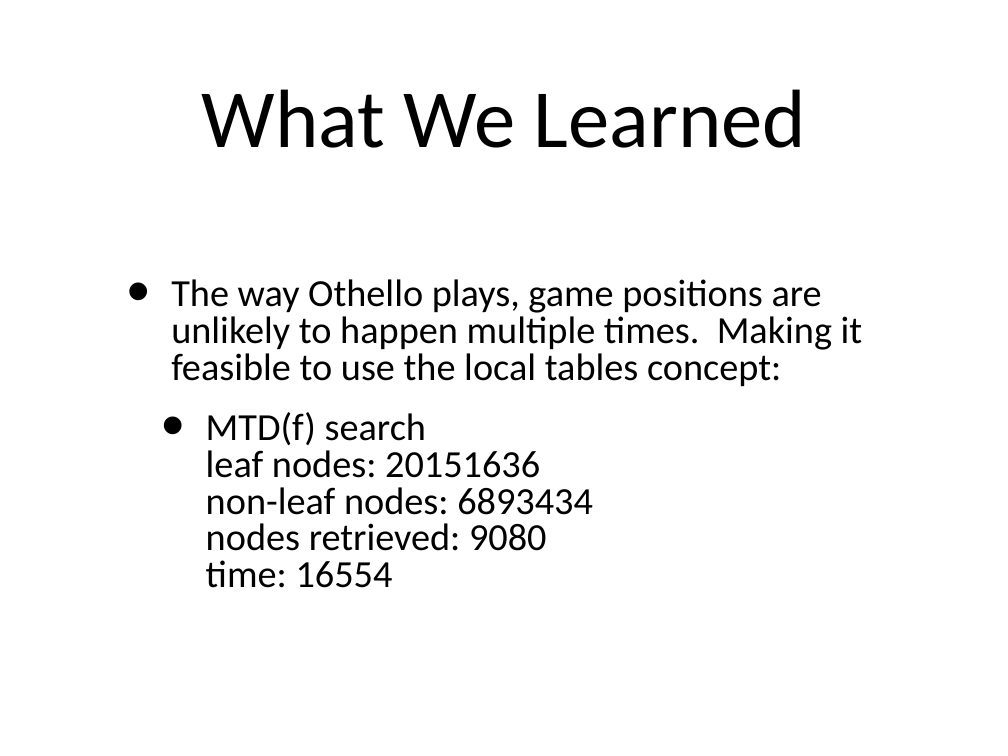
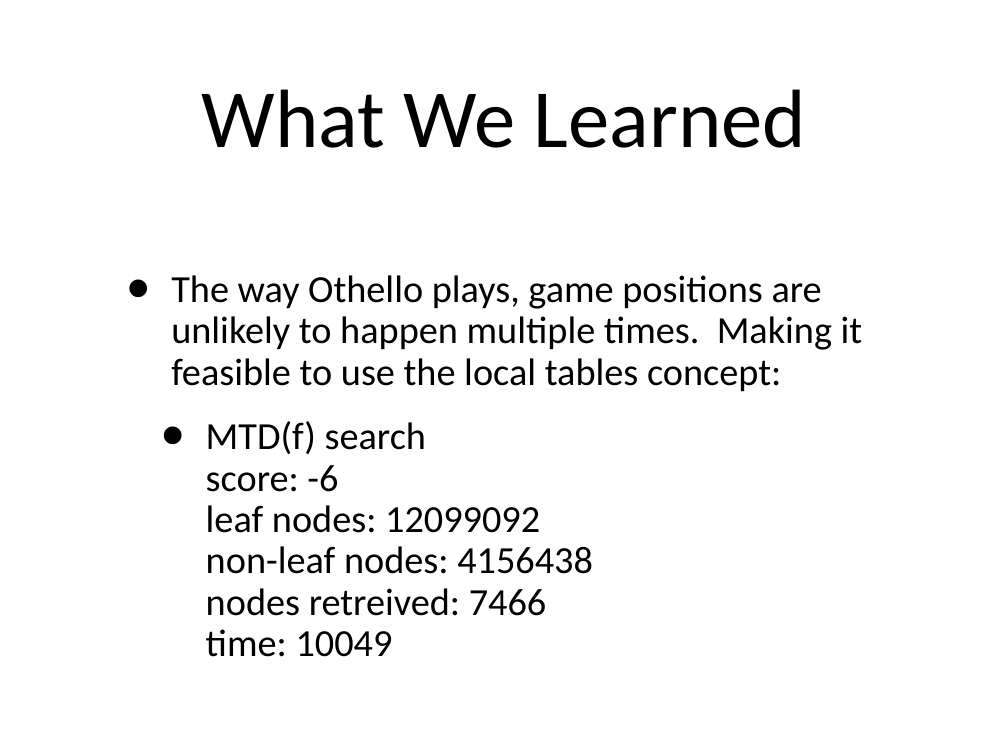
Before and after one commit to amod0017/rit-othello, a slide deck: slide 23 of Othello/other/Othello-Presentation-2.ppt (slide 20 before the commit). Drawn at 1008x756 pixels with LibreOffice and Linux fonts; fonts in the diff are those of the drawing. Boxes give left, top, right and bottom in pixels: in the first picture for what was removed or moved away, otherwise in the second. Text is boxed around its words. In the diff, an @@ line names an element or a change of style, - is before the commit and + after.

```diff
--- a/Othello/other/Othello-Presentation-2.ppt
+++ b/Othello/other/Othello-Presentation-2.ppt
@@ text at [171,275,863,392]: line spacing 0.8 to 0.9 @@
@@ text at [206,421,593,657]: text changed @@
-  • MTD(f) search
-    leaf nodes: 20151636
-    non-leaf nodes: 6893434
-    nodes retrieved: 9080
-    time: 16554
+  • MTD(f) search
+    score: -6
+    leaf nodes: 12099092
+    non-leaf nodes: 4156438
+    nodes retreived: 7466
+    time: 10049
```
Also in this commit, not shown: 7 slides added, 4 slides removed.
